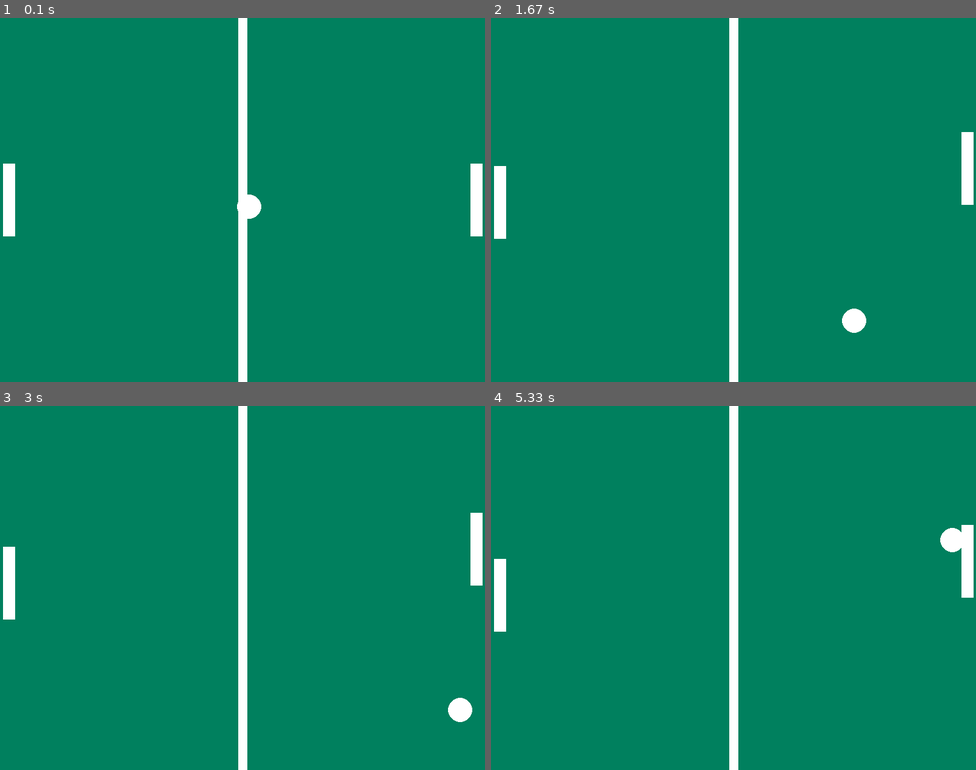
Above: before the commit, frames 1-4 (two rows, left to right).
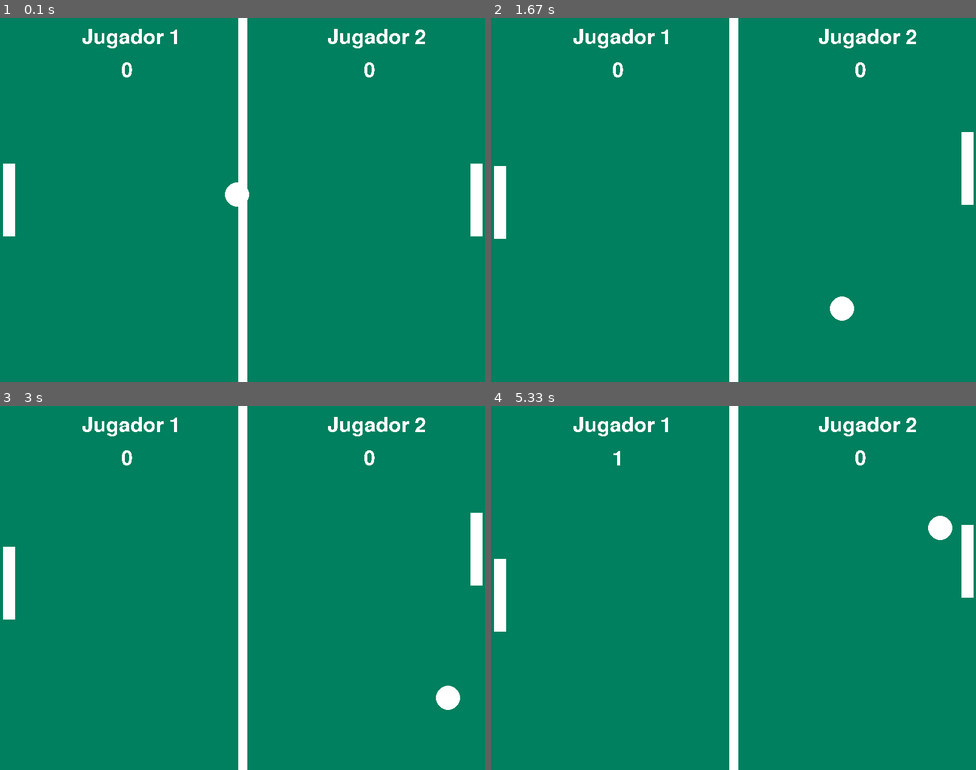
Above: after the commit, the same moments.

Repository: MYMPablito/Bootcamp-KeepCoding-FullStack-Jr-XV
Game: pygame game, started from juegoPong/main.py
Two runs of this game, one before a commit and one after it. Both use one fixed random seed, a clock stepped at 60 frames per second and the inputs below.
Inputs:
- Up to frame 1 (0.1 s): no input
- Up to frame 2 (1.67 s): hold Up 0.33-0.8 s; hold Down 0.83-1.13 s; hold S 0.83-1.13 s; hold Up 1.17-1.53 s; hold W 1.17-1.53 s; hold Down from 1.57 s (still down); hold S from 1.57 s (still down)
- Up to frame 3 (3 s): release Down at 1.93 s; release S at 1.93 s; hold Up 1.97-2.27 s; hold W 1.97-2.27 s; hold Down 2.3-2.6 s; hold S 2.3-2.6 s; hold Up from 2.63 s (still down); hold W from 2.63 s (still down)
- Up to frame 4 (5.33 s): release Up at 3 s; release W at 3 s; hold Down 3.03-3.4 s; hold S 3.03-3.4 s; hold Up 3.43-3.73 s; hold W 3.43-3.73 s; hold Down 3.77-4.07 s; hold S 3.77-4.07 s; hold Up 4.1-4.47 s; hold W 4.1-4.47 s; hold Down 4.5-4.87 s; hold S 4.5-4.87 s; hold Up 4.9-5.2 s; hold W 4.9-5.2 s; hold Down from 5.23 s (still down); hold S from 5.23 s (still down)

The runs differ from the first frame. In frame 1, 1.1% of the frame differs, in the area x 17-88%, y 3-56%; in frame 2, 1.2%, in the area x 17-88%, y 3-87%; in frame 3, 1.2%; in frame 4, 1.2%.

Commit message:
Agregar función marcador() en la clase Pelota

Diff:
--- a/juegoPong/figura_class.py
+++ b/juegoPong/figura_class.py
@@ -33,18 +33,29 @@
         self.contadorIzquierdo = 0
 
     def dibujar(self,pantalla):
-        pg.draw.circle( pantalla,self.color,(self.pos_x,self.pos_y), self.radio )
+        pg.draw.circle( pantalla,self.color,(self.pos_x - self.radio,self.pos_y - self.radio), self.radio )
 
-    def mover(self,x_max=800,y_max=600):
+    def mover(self,x_max=800,y_max=600, y_min=0, x_min=0):
         self.pos_x += self.vx
         self.pos_y += self.vy
-        if self.pos_y >= y_max - self.radio or self.pos_y < 0 + self.radio:
+        if (self.pos_y >= y_max - self.radio) or (self.pos_y < y_min + self.radio): #Rebote en eje y.
             self.vy *= -1
 
         if self.pos_x >= x_max + self.radio*5: #límite derecho x.
             self.vx *= -1
             self.contadorIzquierdo += 1
 
-        if self.pos_x < 0 - self.radio*5: #límite izquierdo x.
+        if self.pos_x < x_min - self.radio*5: #límite izquierdo x.
             self.vx *= -1
             self.contadorDerecho += 1
+
+    def mostrar_marcador(self,pantalla):
+        fuente = pg.font.Font(None, 50)
+        jugador1 = fuente.render(str(self.contadorIzquierdo),0,(255,255,255))
+        jugador2 = fuente.render(str(self.contadorDerecho),0,(255,255,255))
+        textoj1 = fuente.render("Jugador 1",0,(255,255,255))
+        textoj2 = fuente.render("Jugador 2",0,(255,255,255))
+        pantalla.blit(textoj1,(135,15))
+        pantalla.blit(textoj2,(540,15))
+        pantalla.blit(jugador1,(200,70))
+        pantalla.blit(jugador2,(600,70))
--- a/juegoPong/main.py
+++ b/juegoPong/main.py
@@ -6,6 +6,9 @@
 
 pantalla_principal = pg.display.set_mode( (800,600) )
 pg.display.set_caption("Pong")
+
+
+
 #definir tasa de refresco de nuestro bucle de fotogramas, fps = fotograma por segundo.
 tasa_refresco = pg.time.Clock()
 
@@ -27,9 +30,8 @@
     raqueta1.mover(pg.K_w, pg.K_s) #raqueta izquierda.
     raqueta2.mover(pg.K_UP, pg.K_DOWN) #raqueta derecha.
     pelota.mover()
-    print("Punto Derecho: ", pelota.contadorDerecho)
-    print("Punto Izquierdo: ", pelota.contadorIzquierdo)
-
+    #print("Punto Derecho: ", pelota.contadorDerecho)
+    #print("Punto Izquierdo: ", pelota.contadorIzquierdo)
 
 
     pantalla_principal.fill( (0,128,94) )
@@ -39,6 +41,11 @@
     raqueta1.dibujar(pantalla_principal)
     raqueta2.dibujar(pantalla_principal)
 
+    pelota.mostrar_marcador(pantalla_principal)
+
+
+
+
     pg.display.flip()
 
 
